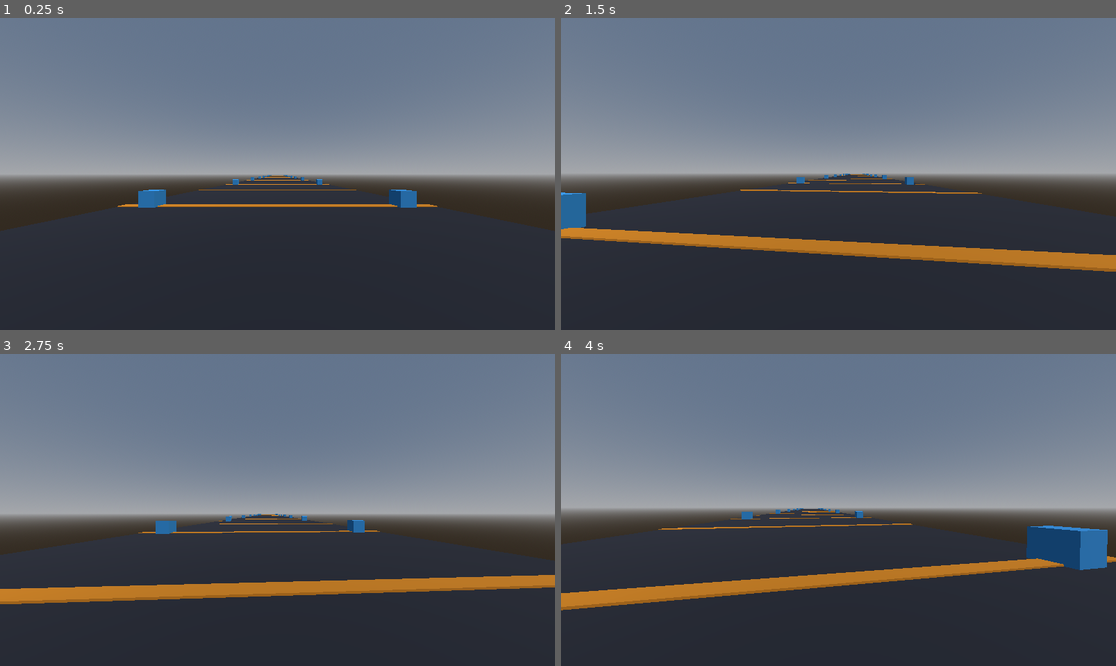
Above: before the commit, frames 1-4 (two rows, left to right).
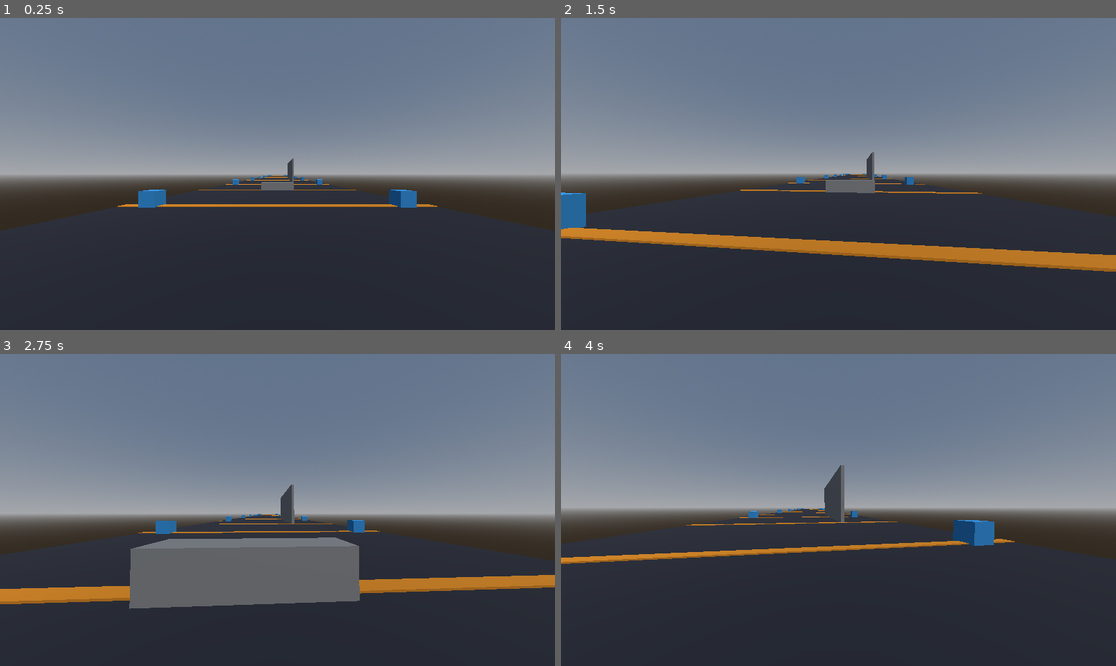
Above: after the commit, the same moments.

Repository: Crawford-Young/what-is-dark
Game: Godot game, scene res://scenes/slice.tscn
The game is run twice, just before and just after one commit, with the same random seed, the same clock (stepped at 60 frames per second) and the same inputs.
Inputs (mouse positions are in pixels of both pictures, inside the frame that each line leads up to):
- Up to frame 1 (0.25 s): no input
- Up to frame 2 (1.5 s): tap Enter at 0.5 s; move the mouse to (866, 174) at 0.52 s; hold W (move_forward) from 0.53 s (still down); tap Space (jump) at 0.6, 0.77, 1.07 s; click (866, 174) at 0.67 s; move the mouse to (810, 174) at 1.27 s; tap Q (glance) at 1.35 s
- Up to frame 3 (2.75 s): keep holding W (move_forward); tap Space (jump) at 1.52, 1.55, 1.82, 2.3 s; move the mouse to (288, 503) at 2.02 s; hold Shift from 2.03 s (still down)
- Up to frame 4 (4 s): keep holding W (move_forward); move the mouse to (832, 516) at 2.77 s; release Shift at 2.78 s; tap Alt at 2.85 s; click (832, 516) at 2.92 s; tap Space (jump) at 3.02, 3.05, 3.32, 3.77, 3.8 s; move the mouse to (877, 513) at 3.52 s; tap Ctrl at 3.6 s

The runs differ from the first frame. In frame 1, 0.2% of the frame differs, in the area x 47-53%, y 44-56%; in frame 2, 0.5%; in frame 3, 8.8%, in the area x 23-65%, y 41-82%; in frame 4, 8.4%.

Commit message:
feat: vault and wall-run integrated into player movement
Co-Authored-By: Claude Fable 5 <noreply@anthropic.com>

Diff:
--- a/scenes/slice.tscn
+++ b/scenes/slice.tscn
@@ -35,6 +35,18 @@
 background_mode = 2
 sky = SubResource("sky")
 
+[sub_resource type="BoxShape3D" id="vault_shape"]
+size = Vector3(4, 1, 1)
+
+[sub_resource type="BoxMesh" id="vault_mesh"]
+size = Vector3(4, 1, 1)
+
+[sub_resource type="BoxShape3D" id="wall_shape"]
+size = Vector3(0.4, 6, 20)
+
+[sub_resource type="BoxMesh" id="wall_mesh"]
+size = Vector3(0.4, 6, 20)
+
 [node name="Slice" type="Node3D"]
 
 [node name="WorldEnvironment" type="WorldEnvironment" parent="."]
@@ -213,5 +225,23 @@
 transform = Transform3D(1, 0, 0, 0, 1, 0, 0, 0, 1, 8, 0.5, -190)
 mesh = SubResource("cube_mesh")
 
+[node name="VaultBox" type="StaticBody3D" parent="."]
+transform = Transform3D(1, 0, 0, 0, 1, 0, 0, 0, 1, 0, 0.5, -20)
+
+[node name="VaultCol" type="CollisionShape3D" parent="VaultBox"]
+shape = SubResource("vault_shape")
+
+[node name="VaultMesh" type="MeshInstance3D" parent="VaultBox"]
+mesh = SubResource("vault_mesh")
+
+[node name="Wall" type="StaticBody3D" parent="."]
+transform = Transform3D(1, 0, 0, 0, 1, 0, 0, 0, 1, 4, 3, -50)
+
+[node name="WallCol" type="CollisionShape3D" parent="Wall"]
+shape = SubResource("wall_shape")
+
+[node name="WallMesh" type="MeshInstance3D" parent="Wall"]
+mesh = SubResource("wall_mesh")
+
 [node name="Player" parent="." instance=ExtResource("1")]
 transform = Transform3D(1, 0, 0, 0, 1, 0, 0, 0, 1, 0, 1, 0)
--- a/scripts/player.gd
+++ b/scripts/player.gd
@@ -46,15 +46,37 @@
 
 	var input_2d := Input.get_vector(&"move_left", &"move_right", &"move_forward", &"move_back")
 	var wish_dir := (transform.basis * Vector3(input_2d.x, 0.0, input_2d.y))
+	var forward_speed := -(transform.basis.inverse() * velocity).z
 
-	var accel := GROUND_ACCEL if is_on_floor() else AIR_ACCEL
-	velocity = MoveMath.accel_horizontal(velocity, wish_dir, RUN_SPEED, accel, delta)
-	if not is_on_floor():
-		velocity = MoveMath.apply_gravity(velocity, GRAVITY, delta)
-	elif Input.is_action_just_pressed(&"jump"):
-		velocity = MoveMath.jump(velocity, JUMP_SPEED)
+	var wall_normal := _wall_normal()
+	var on_wall := wall_normal != Vector3.ZERO
+
+	if WallrunLogic.can_wallrun(is_on_floor(), on_wall, forward_speed):
+		velocity = WallrunLogic.wallrun_velocity(velocity, wall_normal, delta)
+		if Input.is_action_just_pressed(&"jump"):
+			velocity = WallrunLogic.walljump_velocity(velocity, wall_normal)
+	else:
+		var accel := GROUND_ACCEL if is_on_floor() else AIR_ACCEL
+		velocity = MoveMath.accel_horizontal(velocity, wish_dir, RUN_SPEED, accel, delta)
+		if not is_on_floor():
+			velocity = MoveMath.apply_gravity(velocity, GRAVITY, delta)
+		elif Input.is_action_just_pressed(&"jump"):
+			var low_blocked: bool = $RayVaultLow.is_colliding()
+			var high_clear: bool = not $RayVaultHigh.is_colliding()
+			if VaultLogic.can_vault(low_blocked, high_clear, forward_speed):
+				velocity = VaultLogic.vault_velocity(velocity, 6.0)
+			else:
+				velocity = MoveMath.jump(velocity, JUMP_SPEED)
 
 	move_and_slide()
+
+
+func _wall_normal() -> Vector3:
+	if $RayWallLeft.is_colliding():
+		return $RayWallLeft.get_collision_normal()
+	if $RayWallRight.is_colliding():
+		return $RayWallRight.get_collision_normal()
+	return Vector3.ZERO
 
 
 func camera_forward() -> Vector3:
Not shown: 1 places in scenes/slice.tscn that only renumber resources
